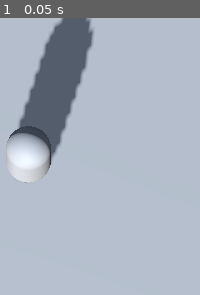
Above: before the commit, frame 1.
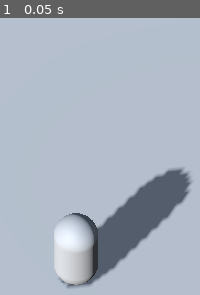
Above: after the commit, the same moment.

Repository: dane-johnson/byog-2024
Game: Godot game, scene res://levels/Main.tscn
Same seed, same stepped clock (60 frames per second), same inputs: the game is played once before the commit and once after it.
Inputs:
- Up to frame 1 (0.05 s): no input

The runs differ from the first frame. In frame 1, 25% of the frame differs, in the area x 3-96%, y 0-98%.

Commit message:
Orthagonal camera

Diff:
--- a/godot/levels/Main.tscn
+++ b/godot/levels/Main.tscn
@@ -14,11 +14,6 @@
 ambient_light_color = Color(1, 1, 1, 1)
 
 [node name="World" type="Node3D"]
-
-[node name="Camera3D" type="Camera3D" parent="."]
-transform = Transform3D(0.939693, -0.330366, 0.0885213, 0, 0.258819, 0.965926, -0.34202, -0.907673, 0.24321, 2, 10, 4)
-projection = 1
-size = 10.0
 
 [node name="Ground" type="CSGBox3D" parent="."]
 transform = Transform3D(1, 0, 0, 0, 1, 0, 0, 0, 1, -0.646349, -0.257812, -1.31793)
@@ -40,3 +35,10 @@
 
 [node name="WorldEnvironment" type="WorldEnvironment" parent="."]
 environment = SubResource("Environment_7ok4j")
+
+[node name="CameraTgt" type="Node3D" parent="."]
+
+[node name="Camera3D" type="Camera3D" parent="CameraTgt"]
+transform = Transform3D(0.737277, -0.543778, 0.400908, 0, 0.593419, 0.804894, -0.67559, -0.59343, 0.437514, 3.96045, 10, 5.12976)
+projection = 1
+size = 10.0
